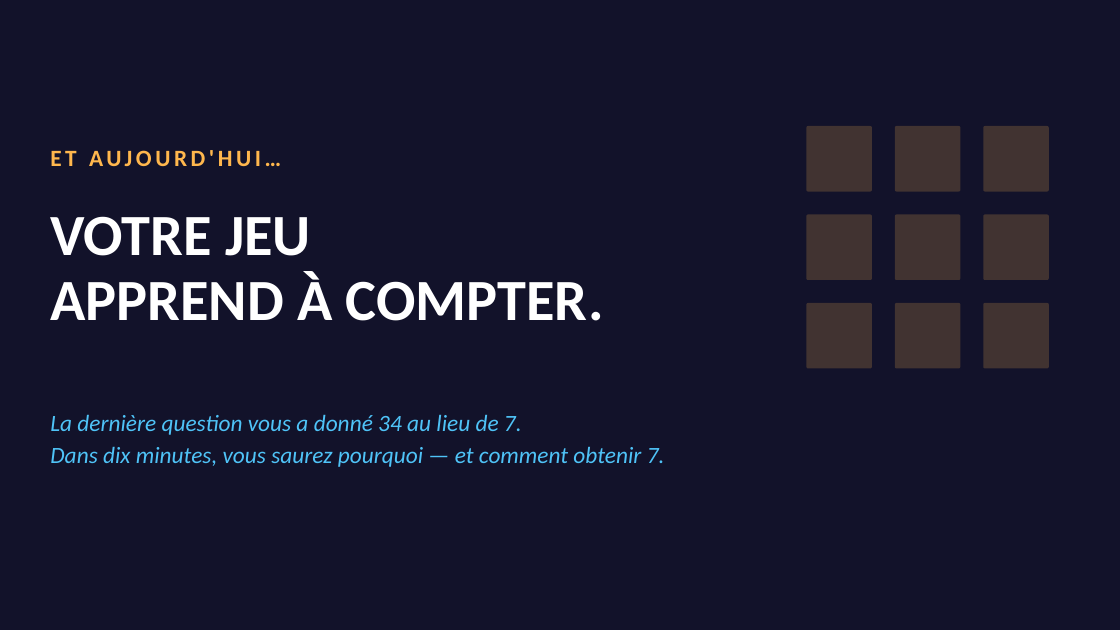
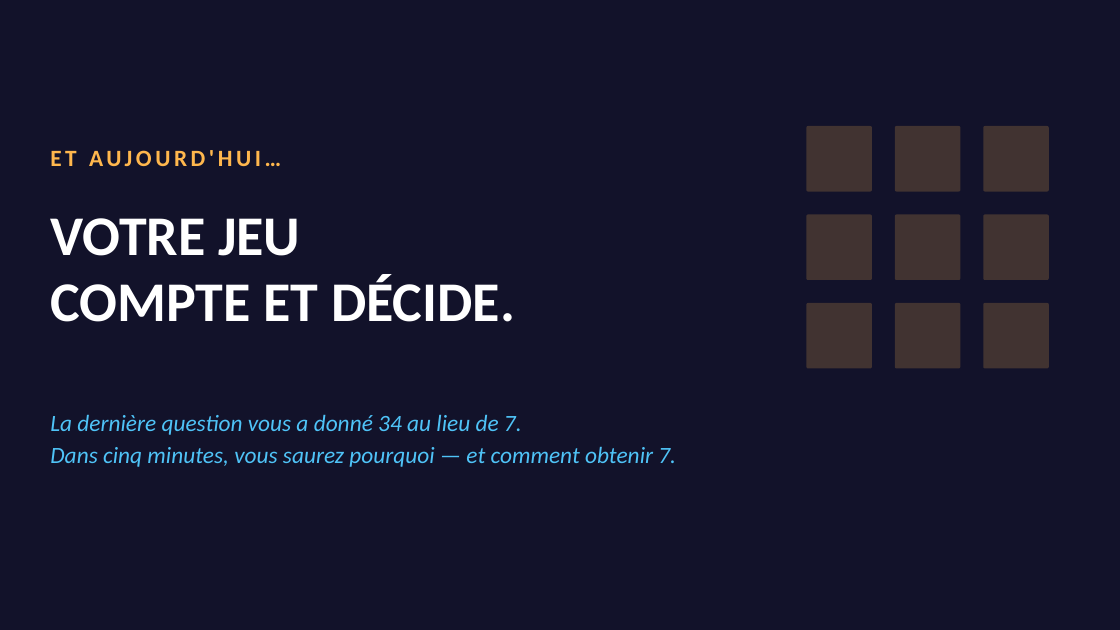
Before and after one commit to koffipierredamien/python-learning, a slide deck: slide 14 of 2-seances/S04-le-jeu-compte/a-projeter/quiz-rappel.pptx (slide 18 before the commit). Drawn at 1120x630 pixels with LibreOffice and Linux fonts; fonts in the diff are those of the drawing. Boxes give left, top, right and bottom in pixels: in the first picture for what was removed or moved away, otherwise in the second. Text is boxed around its words. In the diff, an @@ line names an element or a change of style, - is before the commit and + after.

```diff
--- a/2-seances/S04-le-jeu-compte/a-projeter/quiz-rappel.pptx
+++ b/2-seances/S04-le-jeu-compte/a-projeter/quiz-rappel.pptx
@@ text at (50, 218, 300, 256): size 50 to 48 pt in "VOTRE JEU" @@
@@ text at (50, 274, 515, 322): text changed; size 50 to 48 pt @@
-APPREND À COMPTER.
+COMPTE ET DÉCIDE.
@@ text at (50, 446, 676, 467): text changed @@
-Dans dix minutes, vous saurez pourquoi — et comment obtenir 7.
+Dans cinq minutes, vous saurez pourquoi — et comment obtenir 7.
```
Also in this commit, not shown: 11 other slides changed, 4 slides removed, 15 other files.
